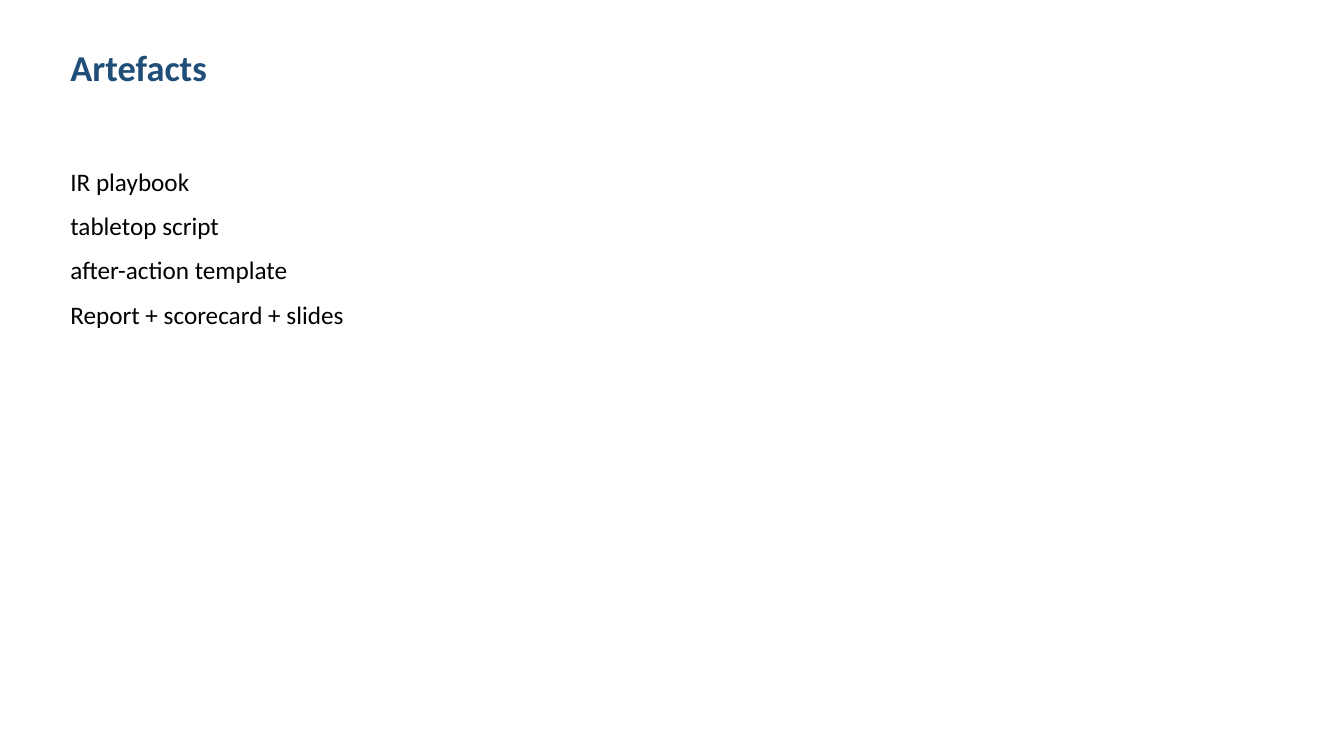
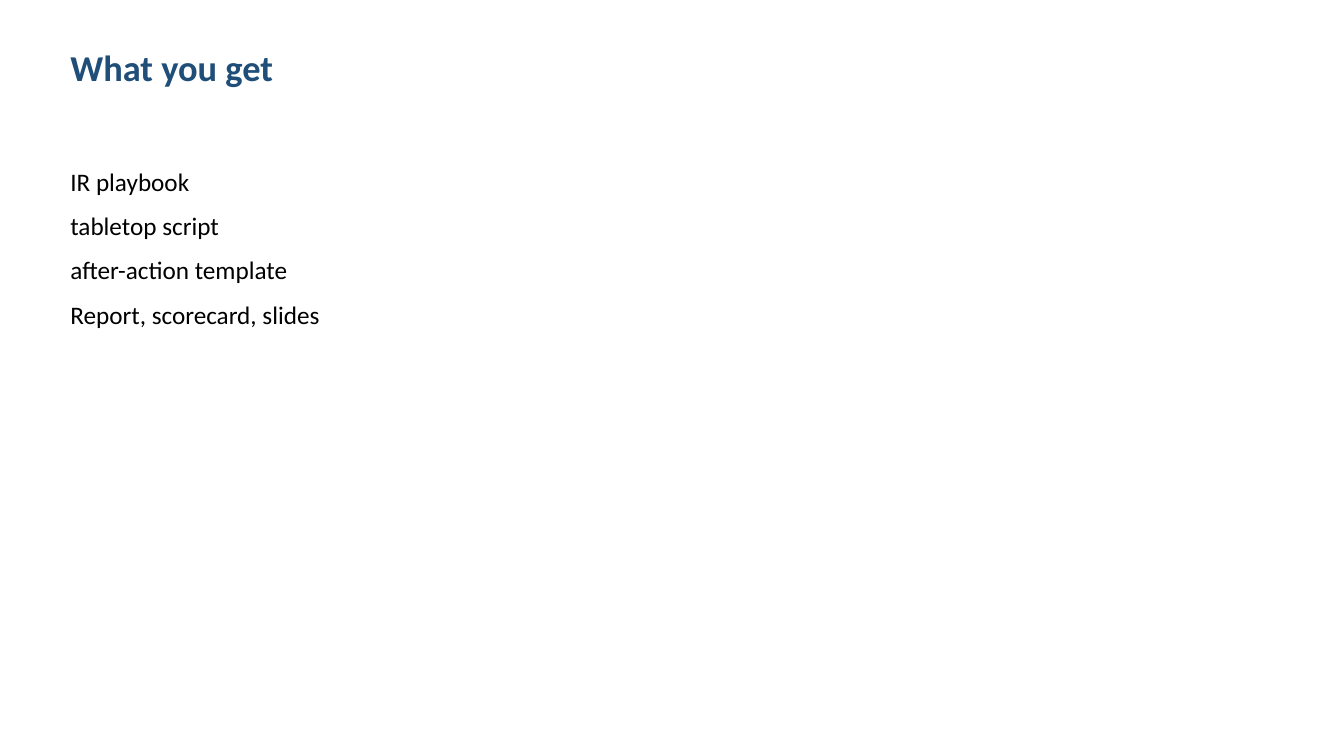
Before and after one commit to shohrabniaz/ir-tabletop-exercise-program, a slide deck: slide 3 of Final_Submission/02_Presentation.pptx. Drawn at 1344x756 pixels with LibreOffice and Linux fonts; fonts in the diff are those of the drawing. Boxes give left, top, right and bottom in pixels: in the first picture for what was removed or moved away, otherwise in the second. Text is boxed around its words. In the diff, an @@ line names an element or a change of style, - is before the commit and + after.

```diff
--- a/Final_Submission/02_Presentation.pptx
+++ b/Final_Submission/02_Presentation.pptx
@@ text at (x1=70, y1=55, x2=273, y2=87): text changed @@
-Artefacts
+What you get
@@ text at (x1=70, y1=306, x2=319, y2=328): text changed @@
-Report + scorecard + slides
+Report, scorecard, slides
```
Also in this commit, not shown: 3 other slides changed, 12 other files.
